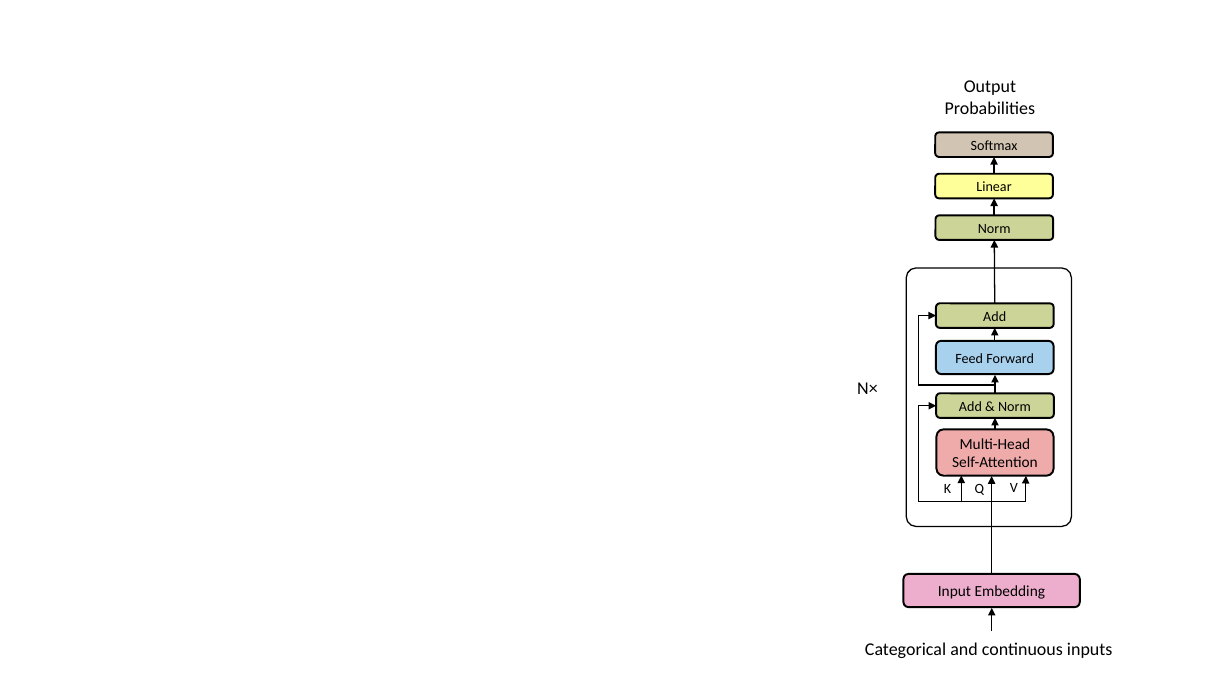
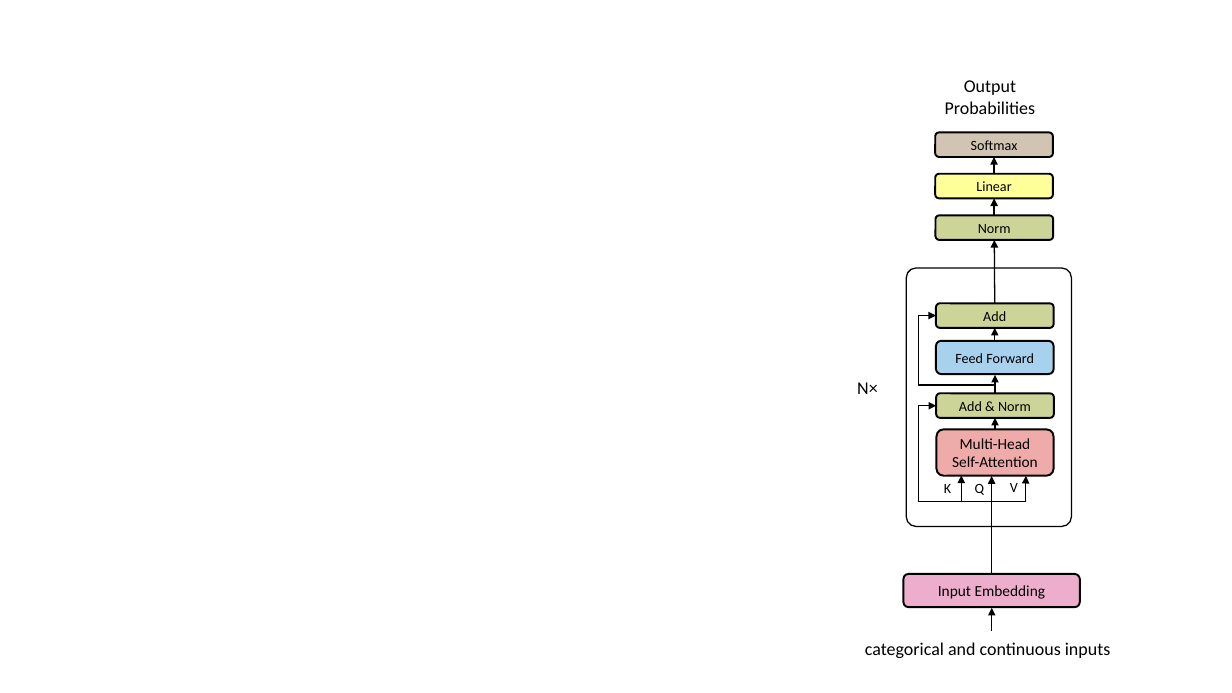
Before and after one commit to KarelZe/thesis, a slide deck: slide 7 of reports/Graphs/diagrams.pptx. Drawn at 1232x693 pixels with LibreOffice and Linux fonts; fonts in the diff are those of the drawing; background and template pictures are left out. Boxes give left, top, right and bottom in pixels: in the first picture for what was removed or moved away, otherwise in the second. Text is boxed around its words. In the diff, an @@ line names an element or a change of style, - is before the commit and + after.

```diff
--- a/reports/Graphs/diagrams.pptx
+++ b/reports/Graphs/diagrams.pptx
@@ text at <box>865,642,1111,658</box>: text changed @@
-Categorical and continuous inputs
+categorical and continuous inputs
```
Also in this commit, not shown: 6 other files.
